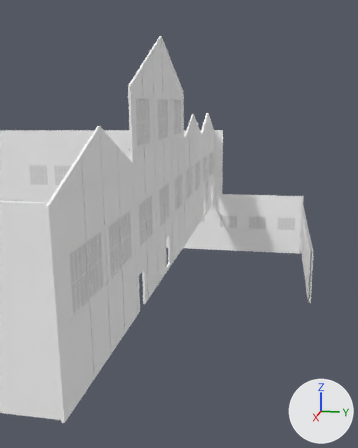
The FBX model Project B3/Assets/Models/B3 cleaned up/very clean stuff/WallExt_NotPerfect.fbx: old version first, new version second.
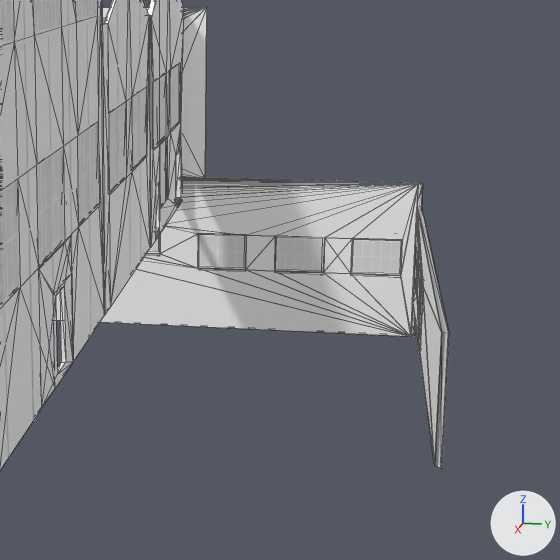
Old and new are each drawn from a 50 mm lens placed at (56.8, 87.6, 11.4), pointed at (22.6, 80.8, 2.8) and again close up on the part from 41% to 99% of the width and 28% to 75% of the height. Every picture has the same lights, and +X, +Y and +Z are marked at lower right. The close-ups show mesh edges as thin lines. Where no turn or scale is listed for an object, it has been applied to the vertices. Vertices at the same position are counted once.

The older version as bpy lines, for what is in view:
```python
ob_ifcbuildingelementproxy_fenetre_001_035_013 = bpy.data.objects.new('IfcBuildingElementProxy_FENETRE_001_035_013', me_scene_010)
ob_ifcbuildingelementproxy_fenetre_001_035_013.location = (0.08, 5.57, 0.09)
ob_ifcwallstandardcase_mur_ext_001_006 = bpy.data.objects.new('IfcWallStandardCase_MUR_EXT_001_006', me_scene_017)
ob_ifcwallstandardcase_mur_ext_001_006.location = (0.77, 80.39, -0.01)
ob_leftwalltop = bpy.data.objects.new('LeftWallTop', me_scene_008)
ob_leftwalltop.location = (0.08, 81.43, 1.0)
# me_scene_017
# before: 256 (18.0, 10.3, -4.0) at pixel (441, 468), 259 (18.0, 10.2, 0.1) at pixel (448, 333), 260 (17.8, 10.0, 0.1) at pixel (441, 331), 262 (17.8, 10.1, -4.0) at pixel (434, 466)
# also in view: 'GlassRight' at (0.2, 45.3, 0.6); 'BackWindows' at (20.7, 85.4, 4.4); 'LeftWallBottom' at (0.1, 45.5, -2.8); 'IfcBuildingElementProxy_POUTRE_001_122_066' at (20.4, 40.6, 6.2); 'IfcColumn_POTEAU_001_081' at (20.7, 80.3, 7.7)
```
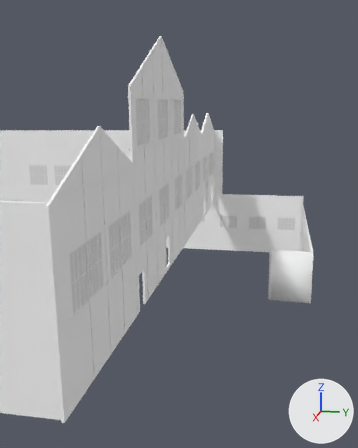
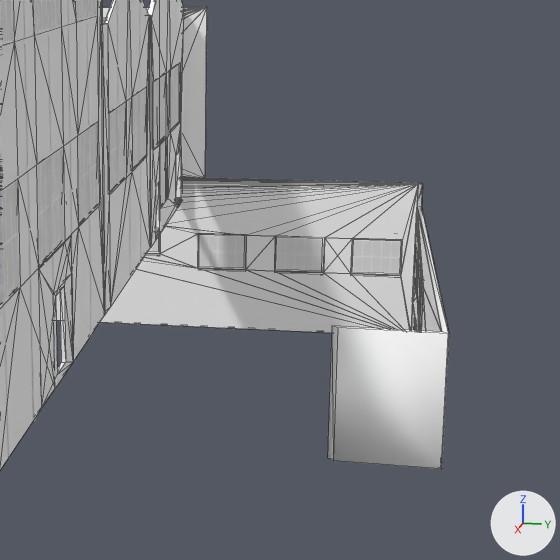
The change, as JSON lines over the scene's bpy script:
```json
{"block": "me_scene_017", "where": "me_scene_017.from_pydata(...)  # 330 vertices, 731 faces; spans x -0.8..41.3, y -0.3..10.3, z -4.0..15.3"}
{"block": "me_scene_017", "where": "# used by ob_ifcwallstandardcase_mur_ext_001_006; location = (0.77, 80.39, -0.01)"}
{"block": "me_scene_017", "where": "# verts and faces of me_scene_017; kept vertices keep their numbers, new ones are numbered from 330"}
{"block": "me_scene_017", "change": "me_scene_017 part 1"}
{"op": "add", "block": "me_scene_017", "code": "delete_faces([(256, 259, 260), (256, 260, 262)])"}
{"op": "add", "block": "me_scene_017", "code": "verts[330] = (18.0, 7.1, 0.1)  # pixel (337, 327)"}
{"op": "add", "block": "me_scene_017", "code": "verts[331] = (17.8, 6.9, 0.1)  # pixel (331, 325)"}
{"op": "add", "block": "me_scene_017", "code": "verts[332] = (18.0, 7.1, -4.0)  # pixel (333, 460)"}
{"op": "add", "block": "me_scene_017", "code": "verts[333] = (17.8, 6.9, -4.0)  # pixel (327, 458)"}
{"op": "add", "block": "me_scene_017", "code": "faces += [(259, 260, 331, 330), (256, 332, 333, 262), (330, 331, 332), (331, 333, 332), (260, 262, 333, 331), (256, 259, 330, 332)]  # mat_enduit___ext (white #ffffff)"}
```

Changed parts and their boxes (x1, y1, x2, y2) in the close-ups (560 x 560 px):
```json
{"part": 1, "of": "me_scene_017", "change": "built on", "before": [435, 332, 448, 468], "after": [327, 326, 448, 469]}
```
